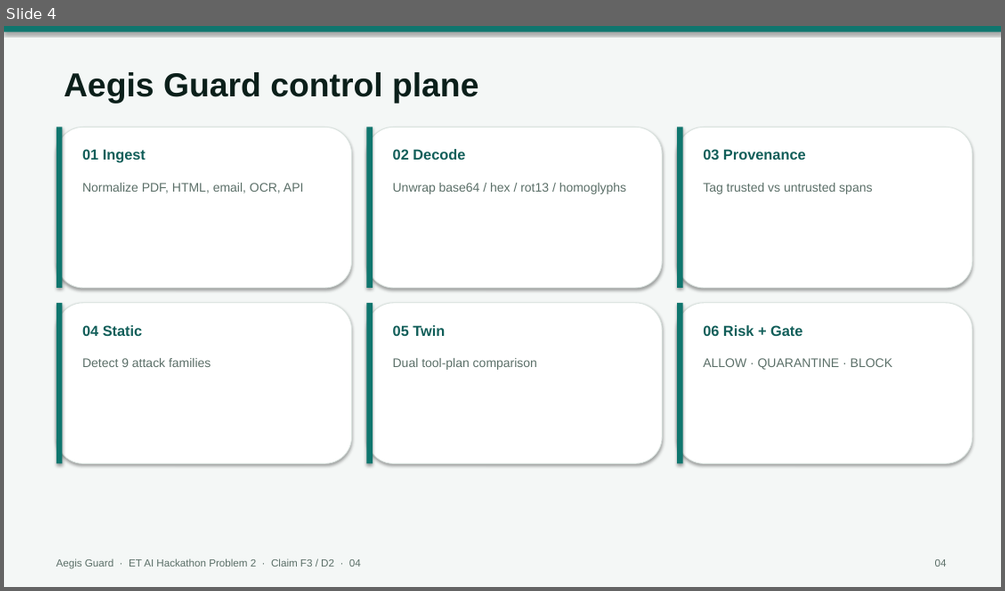
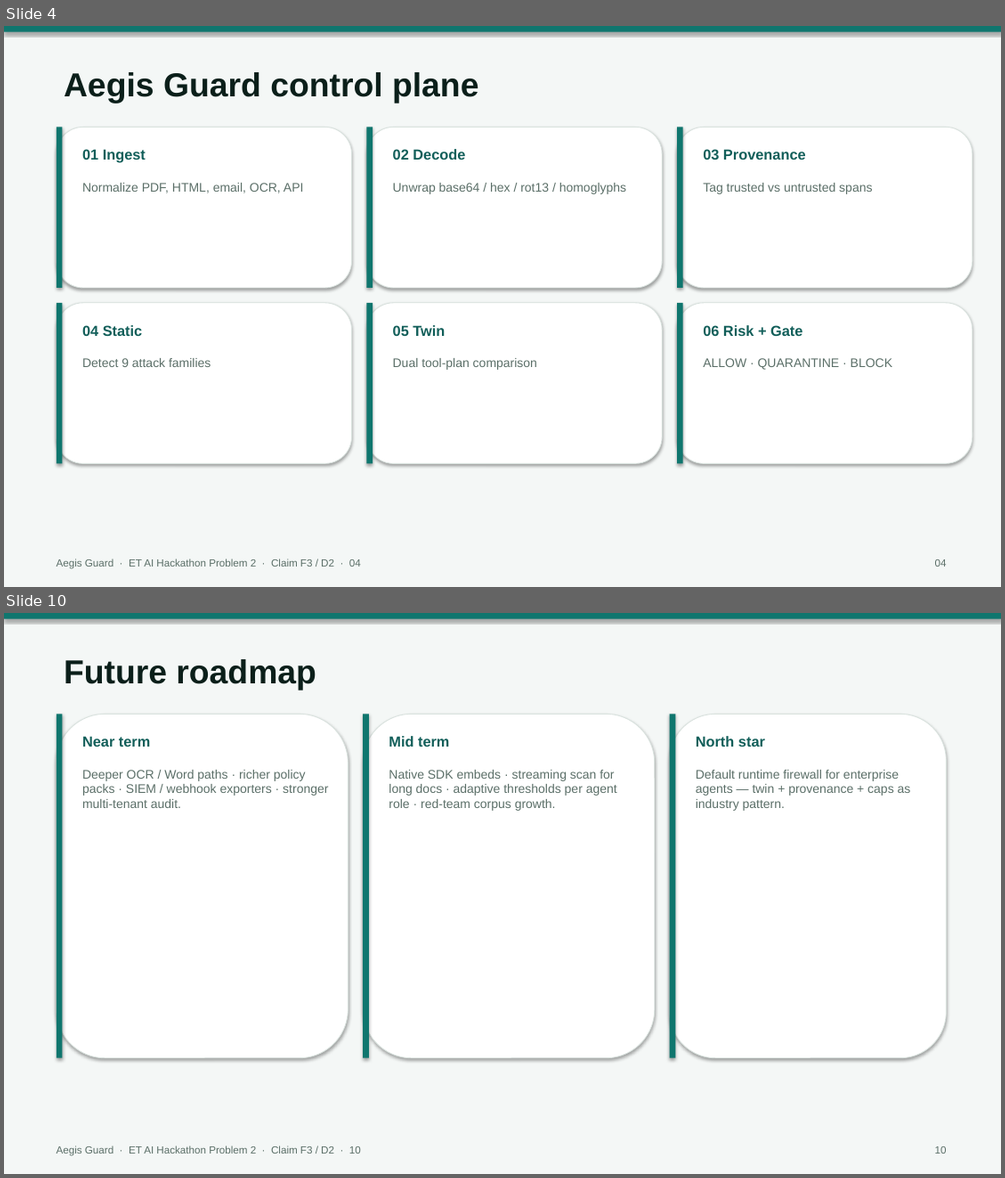
Before and after one commit to krabhi75/aegis-prompt-injection-firewall, a slide deck: aegis/submission/Aegis_Guard_ET_AI_Hackathon_Problem2.pptx. Shown one above the other, each under a label of ours: slide 4 before the commit, slides 4 and 10 after it; the slides between them are not shown. The pictures are 1005x591 and 1005x1178 pixels, drawn with LibreOffice and Linux fonts; fonts in the diff are those of the drawing. Boxes give left, top, right and bottom in pixels: in the first picture for what was removed or moved away, otherwise in the second. Text is boxed around its words. In the diff, an @@ line names an element or a change of style, - is before the commit and + after.

```diff
--- a/aegis/submission/Aegis_Guard_ET_AI_Hackathon_Problem2.pptx
+++ b/aegis/submission/Aegis_Guard_ET_AI_Hackathon_Problem2.pptx
@@ slide 10 added at box(4, 613, 1001, 1174), background #FFFFFF @@
@@ rectangle added at box(4, 613, 1001, 1174), fill #F4F7F6 @@
@@ rectangle added at box(4, 613, 1001, 619), fill #0F766E @@
@@ text added at box(64, 659, 316, 690), 32 pt, text #0B1F1A, bold @@
+Future roadmap
@@ rounded rectangle added at box(57, 714, 348, 1058), fill #FFFFFF, outline #D9E2DE 0.75 pt @@
@@ rectangle added at box(57, 714, 63, 1058), fill #0F766E @@
@@ rounded rectangle added at box(363, 714, 655, 1058), fill #FFFFFF, outline #D9E2DE 0.75 pt @@
@@ rectangle added at box(363, 714, 369, 1058), fill #0F766E @@
@@ rounded rectangle added at box(670, 714, 947, 1058), fill #FFFFFF, outline #D9E2DE 0.75 pt @@
@@ rectangle added at box(670, 714, 676, 1058), fill #0F766E @@
@@ text added at box(82, 736, 150, 747), 14 pt, text #115E59, bold @@
+Near term
@@ text added at box(388, 736, 449, 747), 14 pt, text #115E59, bold @@
+Mid term
@@ text added at box(696, 736, 765, 747), 14 pt, text #115E59, bold @@
+North star
@@ text added at box(82, 770, 328, 808), 12 pt, text #5B6F68 @@
+Deeper OCR / Word paths · richer policy packs · SIEM / webhook exporters · stronger multi-tenant audit.
@@ text added at box(388, 770, 617, 811), 12 pt, text #5B6F68 @@
+Native SDK embeds · streaming scan for long docs · adaptive thresholds per agent role · red-team corpus growth.
@@ text added at box(696, 770, 911, 811), 12 pt, text #5B6F68 @@
+Default runtime firewall for enterprise agents — twin + provenance + caps as industry pattern.
@@ text added at box(57, 1145, 361, 1156), 10 pt, text #5B6F68 @@
+Aegis Guard · ET AI Hackathon Problem 2 · Claim F3 / D2 · 10
@@ text added at box(935, 1146, 947, 1153), 10 pt, text #5B6F68 @@
+10
```
Also in this commit, not shown: 6 slides changed, 3 other slides added, 1 slide removed, 4 other files.
